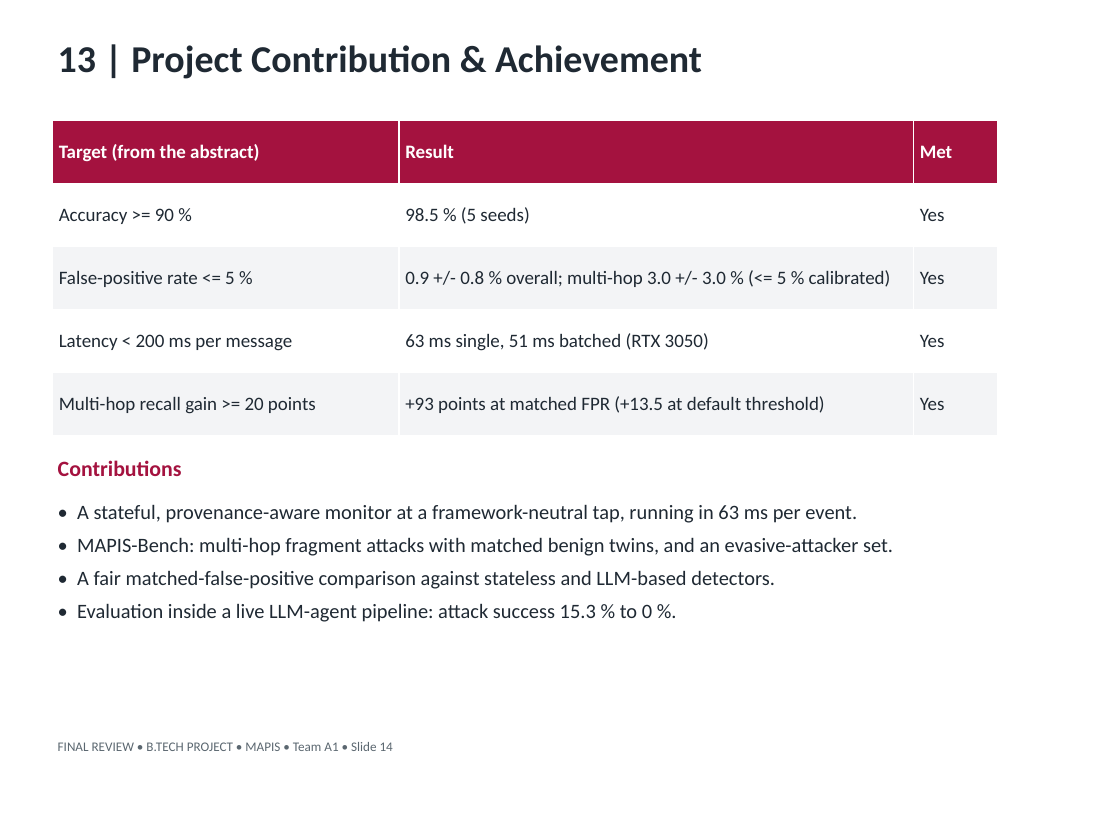
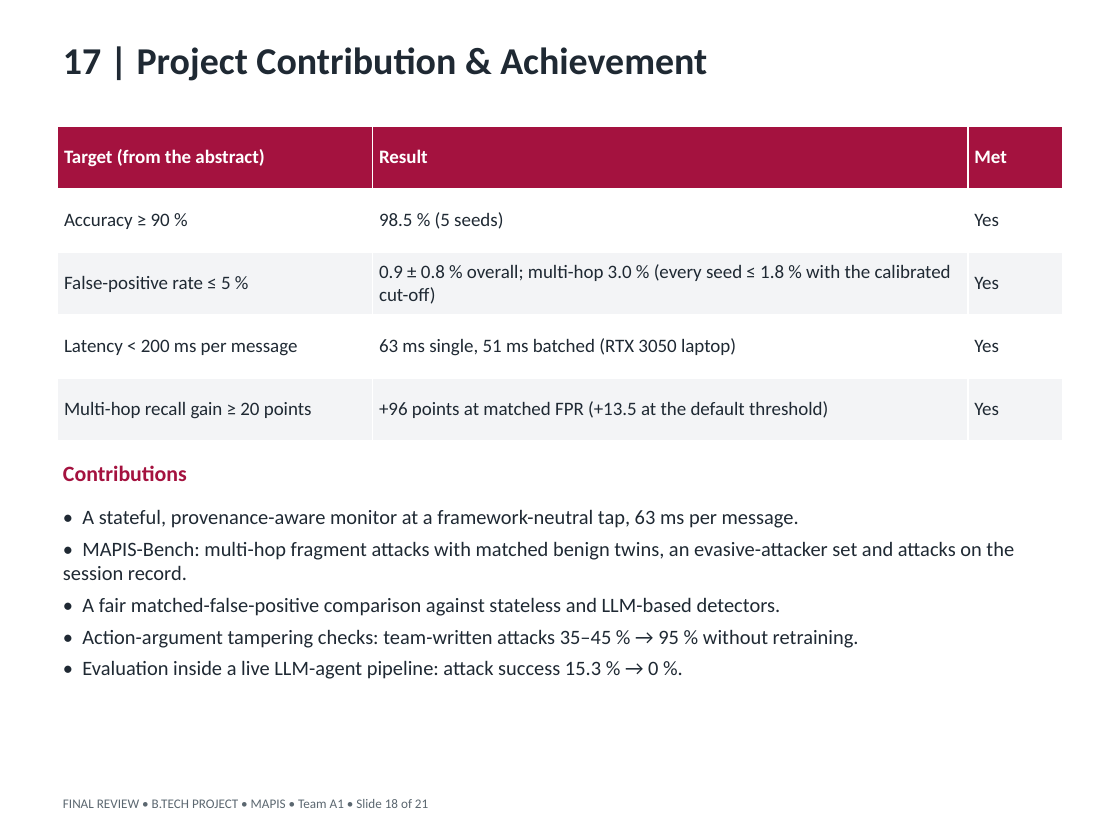
Before and after one commit to Vishnu868/Mapis, a slide deck: slide 18 of docs/presentation/MAPIS_Final_Review.pptx (slide 14 before the commit). Drawn at 1120x840 pixels with LibreOffice and Linux fonts; fonts in the diff are those of the drawing. Boxes give left, top, right and bottom in pixels: in the first picture for what was removed or moved away, otherwise in the second. Text is boxed around its words. In the diff, an @@ line names an element or a change of style, - is before the commit and + after.

Commit message:
Final review deck: 21 slides on the First Review template with the latest 5-seed and tampering-check results; replaces the Beamer deck in docs/final

```diff
--- a/docs/presentation/MAPIS_Final_Review.pptx
+++ b/docs/presentation/MAPIS_Final_Review.pptx
@@ text at (63, 47, 707, 81): text changed @@
-13 | Project Contribution & Achievement
+17 | Project Contribution & Achievement
@@ table at (58, 126, 1062, 441) @@
-row 2, column 1: Accuracy >= 90 %
+row 2, column 1: Accuracy ≥ 90 %
-row 3, column 1: False-positive rate <= 5 %
+row 3, column 1: False-positive rate ≤ 5 %
-row 3, column 2: 0.9 +/- 0.8 % overall; multi-hop 3.0 +/- 3.0 % (<= 5 % calibrated)
+row 3, column 2: 0.9 ± 0.8 % overall; multi-hop 3.0 % (every seed ≤ 1.8 % with the calibrated cut-off)
-row 4, column 2: 63 ms single, 51 ms batched (RTX 3050)
+row 4, column 2: 63 ms single, 51 ms batched (RTX 3050 laptop)
-row 5, column 1: Multi-hop recall gain >= 20 points
+row 5, column 1: Multi-hop recall gain ≥ 20 points
-row 5, column 2: +93 points at matched FPR (+13.5 at default threshold)
+row 5, column 2: +96 points at matched FPR (+13.5 at the default threshold)
@@ table: place and size @@
-table at (52, 121, 997, 436)
+table at (58, 126, 1062, 441)
@@ text "Contributions": place and size @@
-text "Contributions" at (58, 460, 182, 476)
+text "Contributions" at (63, 465, 187, 481)
@@ text at (63, 509, 1014, 580): text changed @@
-• A stateful, provenance-aware monitor at a framework-neutral tap, running in 63 ms per event.
-• MAPIS-Bench: multi-hop fragment attacks with matched benign twins, and an evasive-attacker set.
+• A stateful, provenance-aware monitor at a framework-neutral tap, 63 ms per message.
+• MAPIS-Bench: multi-hop fragment attacks with matched benign twins, an evasive-attacker set and attacks on the session record.
@@ text at (82, 597, 781, 616): less space between paragraphs @@
@@ text at (82, 629, 859, 679): text changed @@
-• Evaluation inside a live LLM-agent pipeline: attack success 15.3 % to 0 %.
+• Action-argument tampering checks: team-written attacks 35–45 % → 95 % without retraining.
+• Evaluation inside a live LLM-agent pipeline: attack success 15.3 % → 0 %.
@@ text at (63, 799, 428, 808): text changed @@
-FINAL REVIEW • B.TECH PROJECT • MAPIS • Team A1 • Slide 14
+FINAL REVIEW • B.TECH PROJECT • MAPIS • Team A1 • Slide 18 of 21
```
Also in this commit, not shown: 13 other slides changed, 7 slides added, 3 slides removed, 6 other files.
